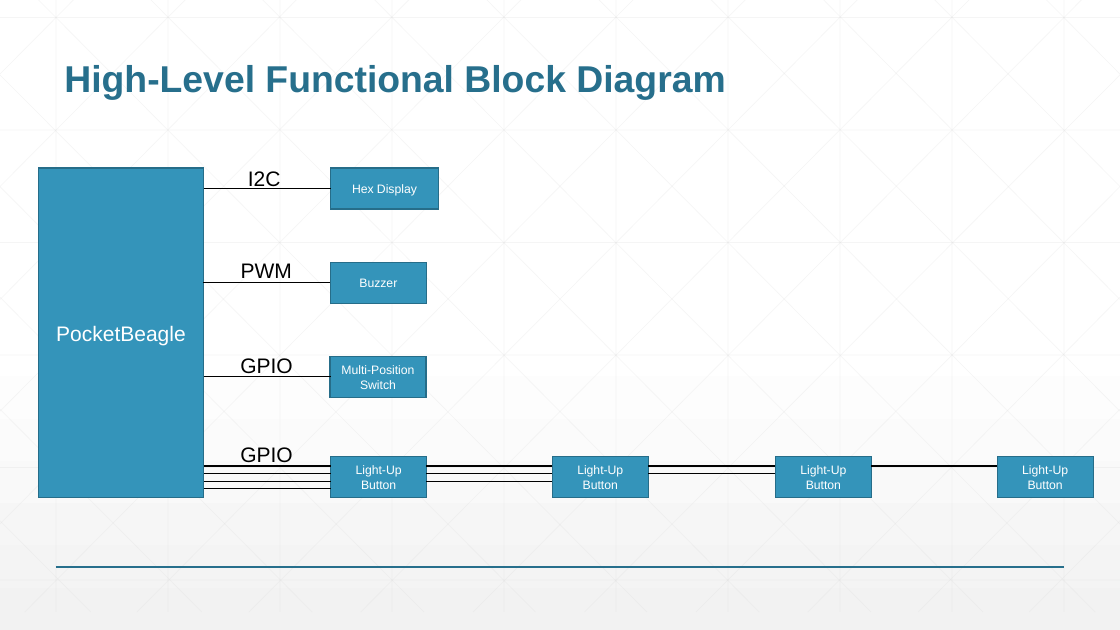
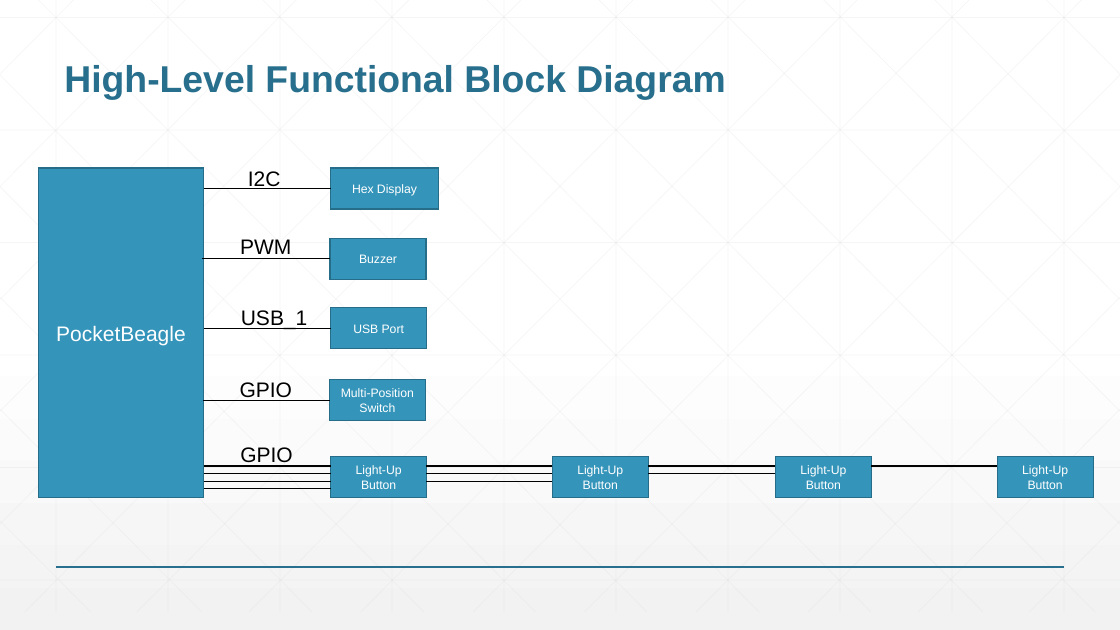
Before and after one commit to Franck-Montano/ENGI301, a slide deck: slide 3 of project_02/FranckMontano_ENGI301_project_2_proposal.pptx. Drawn at 1120x630 pixels with LibreOffice and Linux fonts; fonts in the diff are those of the drawing. Boxes give left, top, right and bottom in pixels: in the first picture for what was removed or moved away, otherwise in the second. Text is boxed around its words. In the diff, an @@ line names an element or a change of style, - is before the commit and + after.

```diff
--- a/project_02/FranckMontano_ENGI301_project_2_proposal.pptx
+++ b/project_02/FranckMontano_ENGI301_project_2_proposal.pptx
@@ 1 rectangle, 1 text, 1 line: place and size @@
-1 rectangle, 1 text, 1 line at bbox=[203, 262, 426, 303]
+1 rectangle, 1 text, 1 line at bbox=[202, 239, 426, 280]
@@ line added from (204, 329) to (331, 329), #000000 1 pt @@
@@ text added at bbox=[241, 310, 307, 329], 18 pt, text #000000 @@
+USB_1
@@ rectangle added at bbox=[331, 308, 427, 349], fill #3494BA, outline #266D8A 1 pt, 10.5 pt, text #FFFFFF @@
+USB Port
@@ 1 text, 1 rectangle, 1 line: place and size @@
-1 text, 1 rectangle, 1 line at bbox=[203, 356, 426, 397]
+1 text, 1 rectangle, 1 line at bbox=[203, 380, 425, 421]
```
Also in this commit, not shown: 3 other files.
